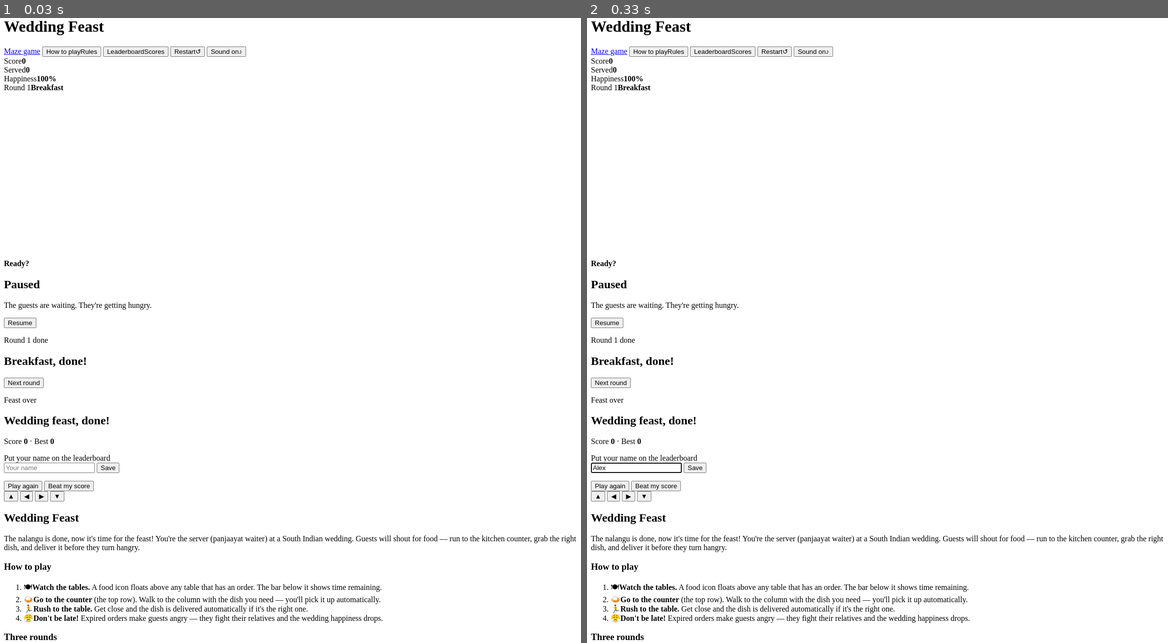
Above: before the commit, frames 1-2 (left to right).
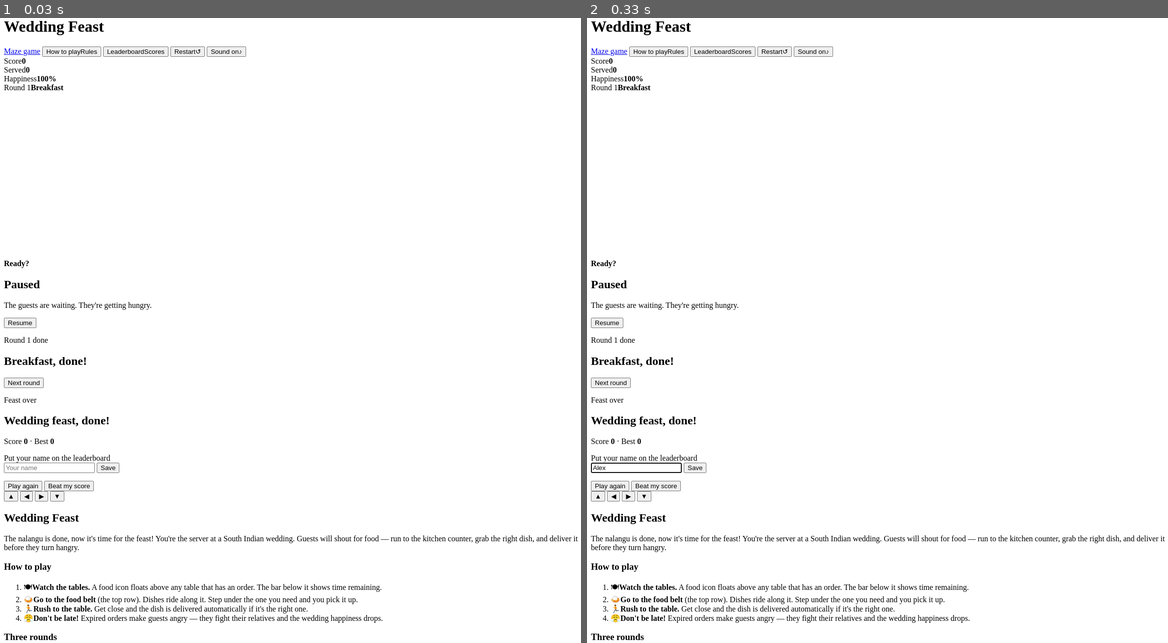
Above: after the commit, the same moments.

Repository: padmanabhan-r/plusonewedding-games
Game: browser game, page public/game_2_dinning/index.html
The game is run twice, just before and just after one commit, with the same random seed, the same clock (stepped at 60 frames per second) and the same inputs.
Inputs (mouse positions are in pixels of both pictures, inside the frame that each line leads up to):
- Up to frame 1 (0.03 s): no input
- Up to frame 2 (0.33 s): click (639, 468) at 0.27 s; type "Alex" at 0.27 s

The runs differ from the first frame. In frame 1, 0.7% of the frame differs, in the area x 0-100%, y 82-94%; in frame 2, 0.7%.

Commit message:
Wedding Feast: fix name entry and pause keys, tighten score checks
- The keydown handler ate letters typed into the leaderboard name box
  (w, a, s, d) and blocked every other key, including Tab. It now leaves
  inputs alone and only claims the game's keys.
- P / Esc, R and M never fired because the handler returned early for
  any key that isn't a direction. They work now, and the game also
  pauses on tab switch and when How to play or the leaderboard opens.
- Leaderboard names are escaped before going into innerHTML.
- The pixel font drew N as M (POMGAL, BIRYAMI).
- The rules now match the game: 12/16/20 tables, the real dishes, and
  the moving food belt.
- Fair-play limits fit real play: max 40,000 (real runs top out near
  27,000), at most 200 points a second, and round 2 or 3 can only be
  claimed after the time it takes to reach them.

Diff:
--- a/public/game_2_dinning/game.js
+++ b/public/game_2_dinning/game.js
@@ -635,7 +635,7 @@
   'A':'010101111101101','B':'110101110101110','C':'011100100100011','D':'110101101101110',
   'E':'111100111100111','F':'111100111100100','G':'011100101101011','H':'101101111101101',
   'I':'111010010010111','J':'001001001101010','K':'101101110101101','L':'100100100100111',
-  'M':'101111101101101','N':'101111101101101','O':'010101101101010','P':'110101110100100',
+  'M':'101111101101101','N':'110101101101101','O':'010101101101010','P':'110101110100100',
   'R':'110101110101101','S':'011100010001110','T':'111010010010010','U':'101101101101111',
   'V':'101101101101010','W':'101101101111101','Y':'101101010010010','Z':'111001010100111',
 };
@@ -1362,17 +1362,20 @@
 const KEYS={};
 const KMAP={ArrowUp:'u',w:'u',ArrowDown:'d',s:'d',ArrowLeft:'l',a:'l',ArrowRight:'r',d:'r'};
 const DMAP={u:0,r:1,d:2,l:3};
+function pauseGame(){if(G.state==='play'){G.state='paused';Sound.stopBgm();showOverlay('ov-pause');}}
+function resumeGame(){if(G.state==='paused'){G.state='play';Sound.startBgm();showOverlay(null);}}
 window.addEventListener('keydown',e=>{
-  const n=KMAP[e.key]; if(!n)return;
-  if(!KEYS[n]){KEYS[n]=true;if(G.state==='play'){const dir=DMAP[n];G.player.want=dir;if(G.player.t===0)tryStep(G.player,dir);}}
-  if(e.key==='p'||e.key==='P'||e.key==='Escape'){
-    if(G.state==='play'){G.state='paused';Sound.stopBgm();showOverlay('ov-pause');}
-    else if(G.state==='paused'){G.state='play';Sound.startBgm();showOverlay(null);}
-  }
-  if((e.key==='r'||e.key==='R')&&G.state!=='ready')newGame();
-  if(e.key==='m'||e.key==='M')toggleMute();
-  e.preventDefault();
+  if(e.target instanceof HTMLInputElement||e.metaKey||e.ctrlKey||e.altKey)return;
+  const n=KMAP[e.key];
+  if(n){
+    if(!KEYS[n]){KEYS[n]=true;if(G.state==='play'){const dir=DMAP[n];G.player.want=dir;if(G.player.t===0)tryStep(G.player,dir);}}
+    e.preventDefault(); return;
+  }
+  if(e.key==='p'||e.key==='P'||e.key==='Escape'){ if(G.state==='play')pauseGame(); else resumeGame(); e.preventDefault(); }
+  else if((e.key==='r'||e.key==='R')&&G.state!=='ready'){ newGame(); e.preventDefault(); }
+  else if(e.key==='m'||e.key==='M'){ toggleMute(); e.preventDefault(); }
 });
+document.addEventListener('visibilitychange',()=>{if(document.hidden)pauseGame();});
 window.addEventListener('keyup',e=>{const n=KMAP[e.key];if(n)KEYS[n]=false;});
 
 let touchStart=null;
@@ -1392,12 +1395,12 @@
   btn.addEventListener('pointerup',()=>btn.classList.remove('on'));
   btn.addEventListener('pointercancel',()=>btn.classList.remove('on'));
 });
-$('how').addEventListener('click',()=>$('rules').classList.add('show'));
+$('how').addEventListener('click',()=>{pauseGame();$('rules').classList.add('show');});
 $('play').addEventListener('click',()=>{$('rules').classList.remove('show');Sound.init();if(G.state==='title')newGame();});
 $('restart').addEventListener('click',()=>{Sound.init();newGame();});
-$('resume').addEventListener('click',()=>{if(G.state==='paused'){G.state='play';Sound.startBgm();showOverlay(null);}});
+$('resume').addEventListener('click',resumeGame);
 $('again').addEventListener('click',()=>{Sound.init();newGame();});
-$('lb').addEventListener('click',openLb);
+$('lb').addEventListener('click',()=>{pauseGame();openLb();});
 $('lb-close').addEventListener('click',()=>$('lbm').classList.remove('show'));
 $('share').addEventListener('click',()=>{
   const url=location.origin+location.pathname+'?beat='+G.score;
@@ -1418,6 +1421,7 @@
 
 // ---------- Leaderboard ----------
 async function fetchRun(){try{const r=await fetch('/api/feast/run',{method:'POST'});const d=await r.json();G.runId=d.id;}catch(e){}}
+const esc=s=>String(s).replace(/[&<>"']/g,c=>({'&':'&amp;','<':'&lt;','>':'&gt;','"':'&quot;',"'":'&#39;'}[c]));
 async function openLb(){
   $('lbm').classList.add('show');
   const list=$('lb-list'),status=$('lb-status');
@@ -1427,7 +1431,7 @@
     list.innerHTML=d.top.map((row,i)=>`
       <li class="${G.lastSaveId===row.id?'me':''}">
         <span class="rk">#${i+1}</span>
-        <span class="nm">${row.name}<small>${['Breakfast','Lunch','Dinner'][row.level-1]||''}</small></span>
+        <span class="nm">${esc(row.name)}<small>${['Breakfast','Lunch','Dinner'][row.level-1]||''}</small></span>
         <span class="sc">${row.score.toLocaleString('en-IN')}</span>
       </li>`).join('');
     status.textContent=d.top.length?'':'No scores yet — be the first!';
--- a/public/game_2_dinning/index.html
+++ b/public/game_2_dinning/index.html
@@ -100,21 +100,21 @@
 <div class="rules show" id="rules" role="dialog" aria-modal="true" aria-labelledby="rules-title">
   <div class="rules-card">
     <h2 id="rules-title">Wedding Feast</h2>
-    <p class="what">The nalangu is done, now it's time for the feast! You're the server (panjaayat waiter) at a South Indian wedding. Guests will shout for food — run to the kitchen counter, grab the right dish, and deliver it before they turn hangry.</p>
+    <p class="what">The nalangu is done, now it's time for the feast! You're the server at a South Indian wedding. Guests will shout for food — run to the kitchen counter, grab the right dish, and deliver it before they turn hangry.</p>
 
     <h3>How to play</h3>
     <ol class="steps">
       <li><span class="step-icon">🍽</span><span><b>Watch the tables.</b> A food icon floats above any table that has an order. The bar below it shows time remaining.</span></li>
-      <li><span class="step-icon">🍛</span><span><b>Go to the counter</b> (the top row). Walk to the column with the dish you need — you'll pick it up automatically.</span></li>
+      <li><span class="step-icon">🍛</span><span><b>Go to the food belt</b> (the top row). Dishes ride along it. Step under the one you need and you pick it up.</span></li>
       <li><span class="step-icon">🏃</span><span><b>Rush to the table.</b> Get close and the dish is delivered automatically if it's the right one.</span></li>
       <li><span class="step-icon">😤</span><span><b>Don't be late!</b> Expired orders make guests angry — they fight their relatives and the wedding happiness drops.</span></li>
     </ol>
 
     <h3>Three rounds</h3>
     <ul class="cast">
-      <li><span class="step-icon ci">Br</span><span><b>Breakfast</b> — Idli, Dosa, Pongal, Vada, Coffee. 4 tables, generous time.</span></li>
-      <li><span class="step-icon ci">Lu</span><span><b>Lunch</b> — Rice, Sambar, Rasam, Kootu, Payasam. 6 tables, medium pace.</span></li>
-      <li><span class="step-icon ci">Di</span><span><b>Dinner</b> — Biryani, Parotta, Kurma, Kothu, Jigarthanda. 9 tables, fast orders.</span></li>
+      <li><span class="step-icon ci">Br</span><span><b>Breakfast</b> — Idli, Dosa, Pongal, Poori, Vada, Coffee. 12 tables, generous time.</span></li>
+      <li><span class="step-icon ci">Lu</span><span><b>Lunch</b> — Rice, Sambar, Rasam, Kootu, Payasam, Appam. 16 tables, medium pace.</span></li>
+      <li><span class="step-icon ci">Di</span><span><b>Dinner</b> — Biryani, Parotta, Cake, Pasta, Ice cream, Halwa. 20 tables, fast orders.</span></li>
     </ul>
 
     <p class="controls"><span class="kbd-only">Arrow keys or WASD to move. P to pause, R to restart.</span><span class="touch-only">Swipe on the hall or use the pad below.</span></p>
--- a/worker.js
+++ b/worker.js
@@ -2,7 +2,7 @@
 const json = (body, status = 200) => new Response(JSON.stringify(body), { status, headers: { 'content-type': 'application/json', 'cache-control': 'no-store' } });
 
 const MAX_SCORE = 200_000;
-const FEAST_MAX_SCORE = 60_000;
+const FEAST_MAX_SCORE = 40_000;
 const DAY_MS = 86_400_000;
 // Names are public, so a short list of slurs and swearing (English and Hindi) is refused.
 const BLOCKED = ['fuck', 'shit', 'cunt', 'bitch', 'nigg', 'fag', 'rape', 'whore', 'slut', 'dick', 'pussy', 'porn', 'nazi', 'hitler',
@@ -81,7 +81,8 @@
   const row = await env.DB.prepare('SELECT started_at, used FROM feast_runs WHERE id = ?').bind(run).first();
   if (!row || row.used) return json({ error: 'run' }, 400);
   const secs = (Date.now() - row.started_at) / 1000;
-  if (secs < 10 || score > secs * 300 + 3000) return json({ error: 'score' }, 400);
+  if (secs < 10 || score > secs * 200 + 3000) return json({ error: 'score' }, 400);
+  if ((level >= 2 && secs < 85) || (level >= 3 && secs < 190)) return json({ error: 'score' }, 400);
 
   const claimed = await env.DB.prepare('UPDATE feast_runs SET used = 1 WHERE id = ? AND used = 0').bind(run).run();
   if (claimed.meta.changes !== 1) return json({ error: 'run' }, 400);
